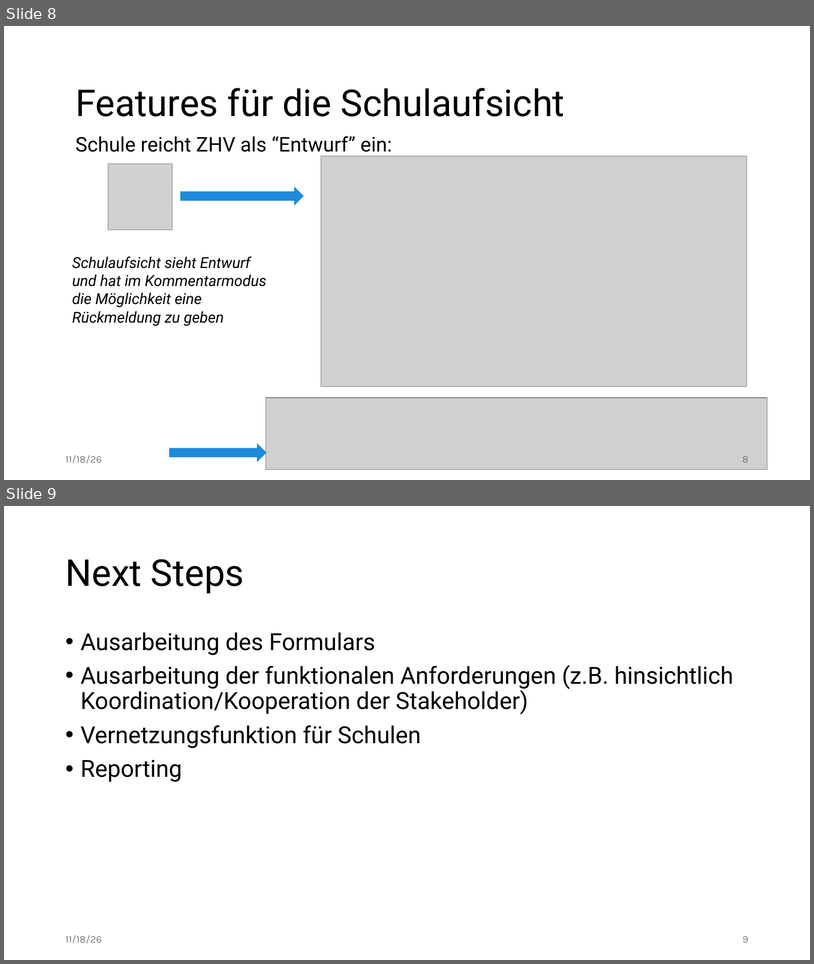
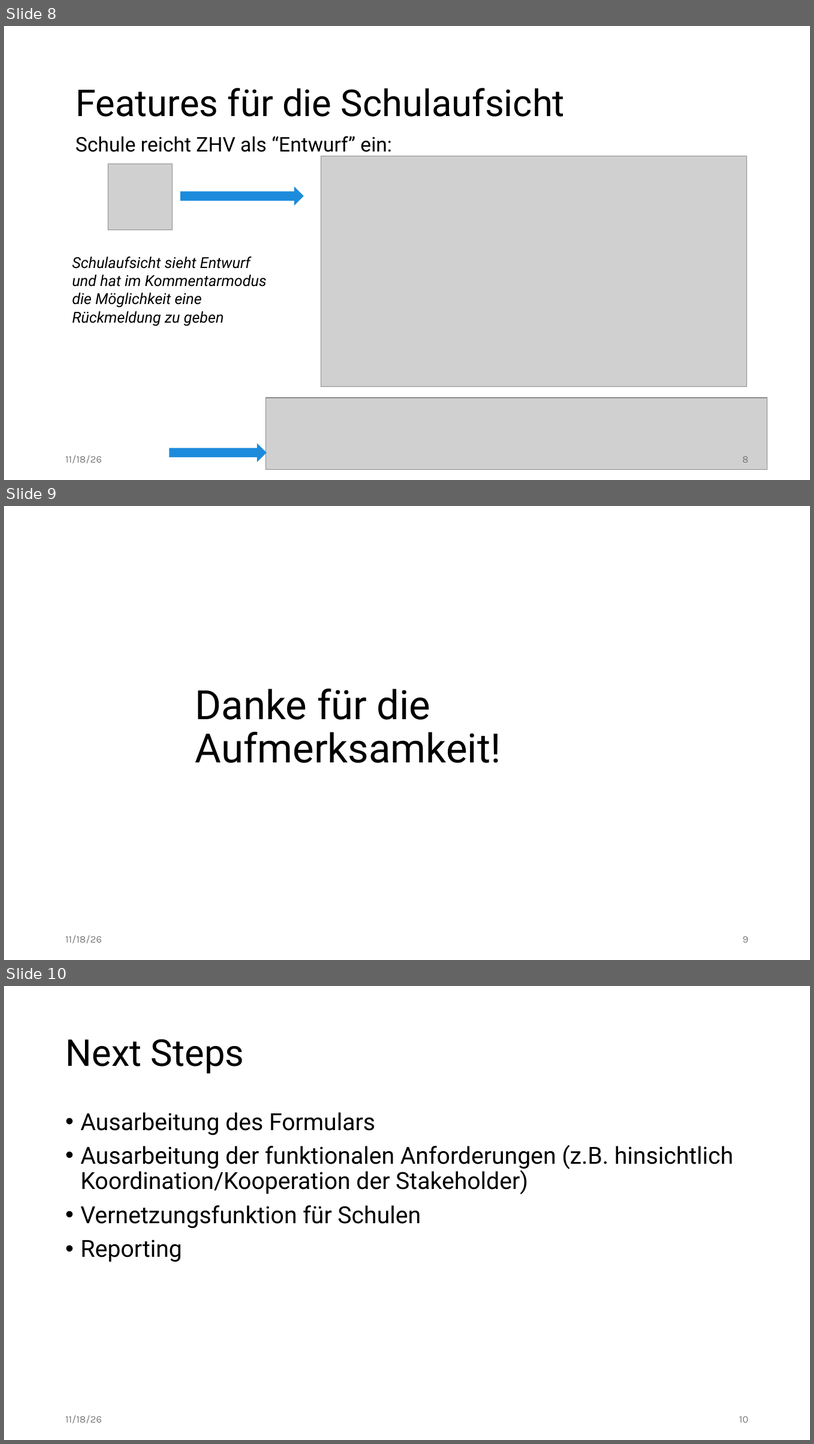
Before and after one commit to edgar-treischl/dash-zhv, a slide deck: docs/zhv_intro.pptx. Shown one above the other, each under a label of ours: slides 8 and 9 before the commit, slides 8, 9 and 10 after it. The pictures are 814x964 and 814x1444 pixels, drawn with LibreOffice and Linux fonts; fonts in the diff are those of the drawing; grey boxes stand for pictures. Boxes give left, top, right and bottom in pixels: in the first picture for what was removed or moved away, otherwise in the second. Text is boxed around its words. In the diff, an @@ line names an element or a change of style, - is before the commit and + after.

```diff
--- a/docs/zhv_intro.pptx
+++ b/docs/zhv_intro.pptx
@@ slide 9 added at [4,506,810,960], background #FFFFFF @@
@@ text added at [195,688,501,763], 48 pt, text #000000 @@
+Danke für die Aufmerksamkeit!
@@ text added at [65,935,102,943], 12 pt, text #797979 @@
+11/18/26
@@ page number added at [743,936,749,942], 12 pt, text #797979 @@
+9
@@ what was slide 9 is now slide 10 @@
@@ page number at [740,1416,749,1422]: text changed @@
-9
+10
```
Also in this commit, not shown: 3 slides changed, 1 other slide added, 2 other files.
